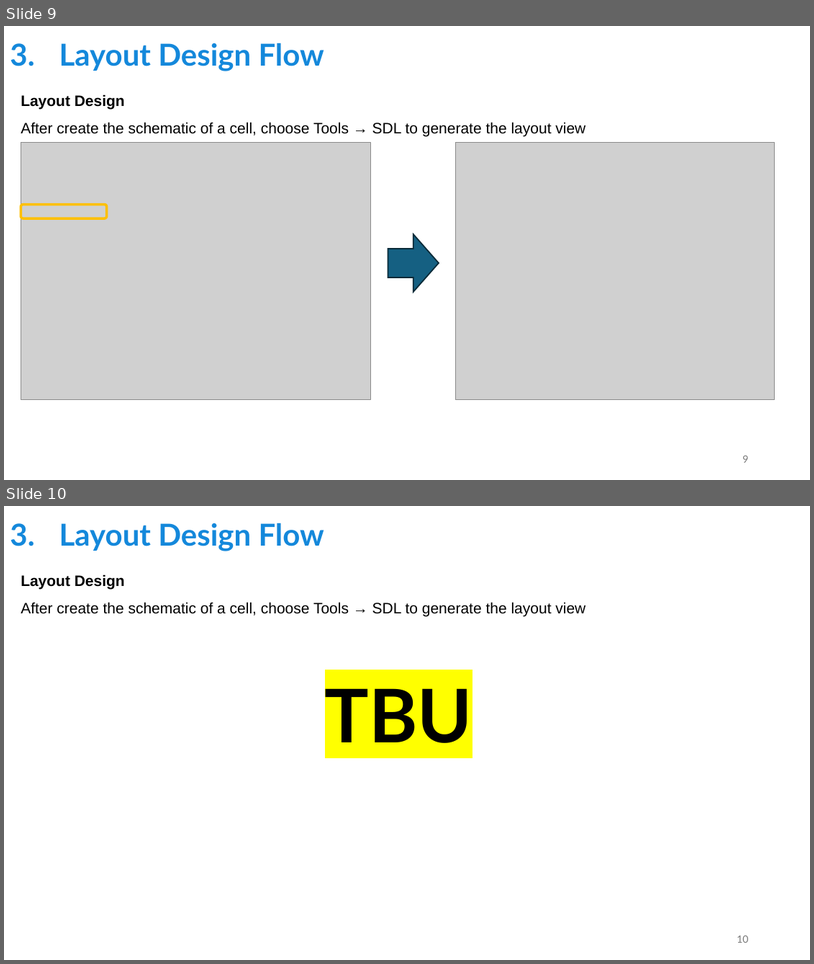
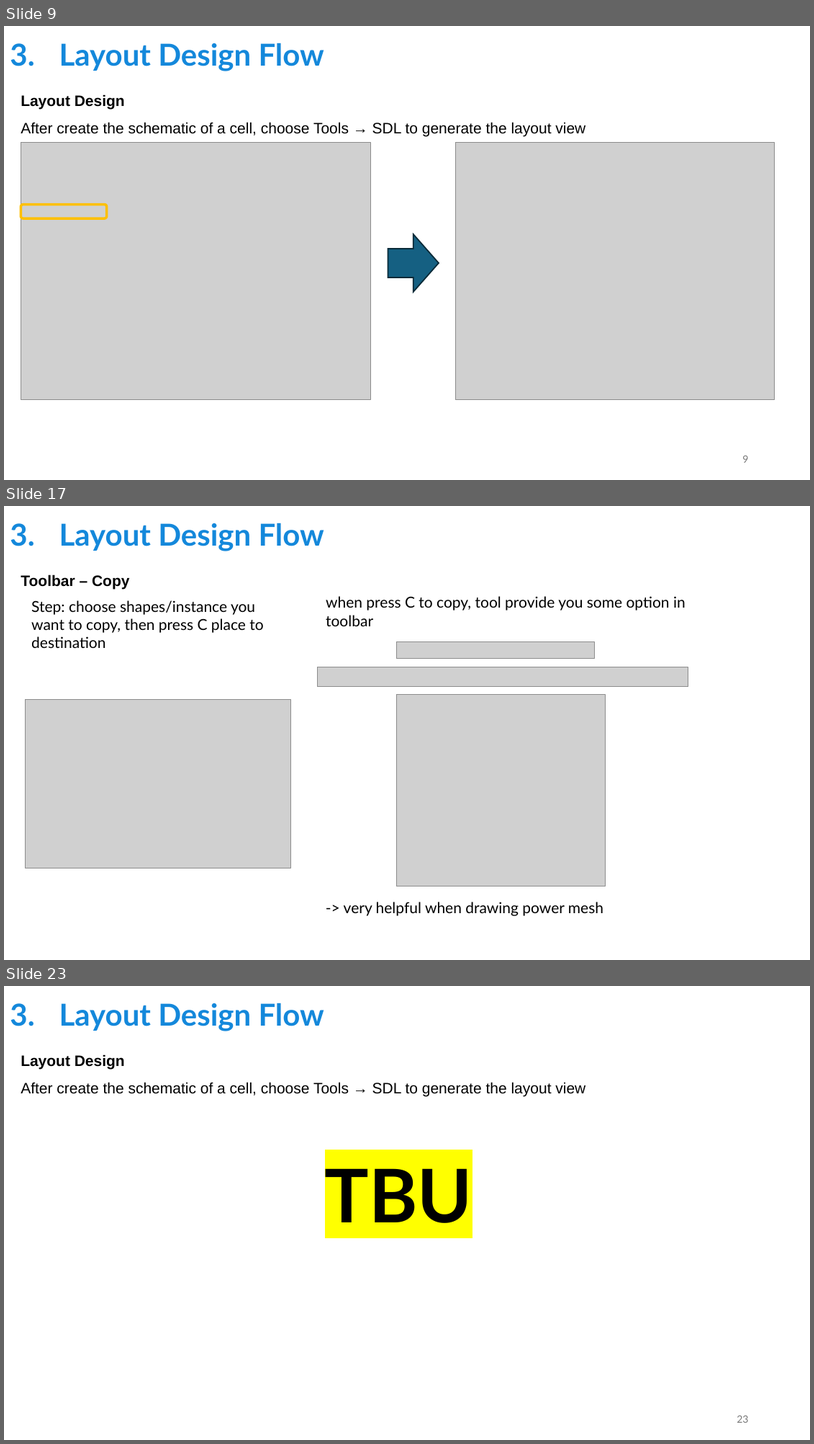
Before and after one commit to tien2032002/CC-Guideline, a slide deck: SYNOPSYS TOOLS GUIDELINES 1.pptx. Shown one above the other, each under a label of ours: slides 9 and 10 before the commit, slides 9, 17 and 23 after it; the slides between them are not shown. The pictures are 814x964 and 814x1444 pixels, drawn with LibreOffice and Linux fonts; fonts in the diff are those of the drawing; grey boxes stand for pictures. Boxes give left, top, right and bottom in pixels: in the first picture for what was removed or moved away, otherwise in the second. Text is boxed around its words. In the diff, an @@ line names an element or a change of style, - is before the commit and + after.

Commit message:
update layout guideline

```diff
--- a/SYNOPSYS TOOLS GUIDELINES 1.pptx
+++ b/SYNOPSYS TOOLS GUIDELINES 1.pptx
@@ slide 17 added at bbox=[4, 506, 810, 960], background #FFFFFF @@
@@ title added at bbox=[59, 523, 324, 551], 36 pt, text #1488DB, bold @@
+3. Layout Design Flow
@@ text added at bbox=[21, 574, 129, 590], 18 pt, text #000000, bold @@
+Toolbar – Copy
@@ text added at bbox=[31, 600, 263, 648], 18 pt, text #000000 @@
+Step: choose shapes/instance you want to copy, then press C place to destination
@@ text added at bbox=[326, 596, 686, 626], 18 pt, text #000000 @@
+when press C to copy, tool provide you some option in toolbar
@@ picture added at bbox=[396, 642, 595, 659] @@
@@ picture added at bbox=[317, 667, 689, 686] @@
@@ picture added at bbox=[25, 699, 291, 867] @@
@@ picture added at bbox=[396, 694, 605, 886] @@
@@ text added at bbox=[344, 901, 604, 916], 18 pt, text #000000 @@
+-> very helpful when drawing power mesh
@@ what was slide 10 is now slide 23 @@
@@ page number at bbox=[737, 1415, 748, 1422]: text changed @@
-10
+23
```
Also in this commit, not shown: 12 other slides added.
